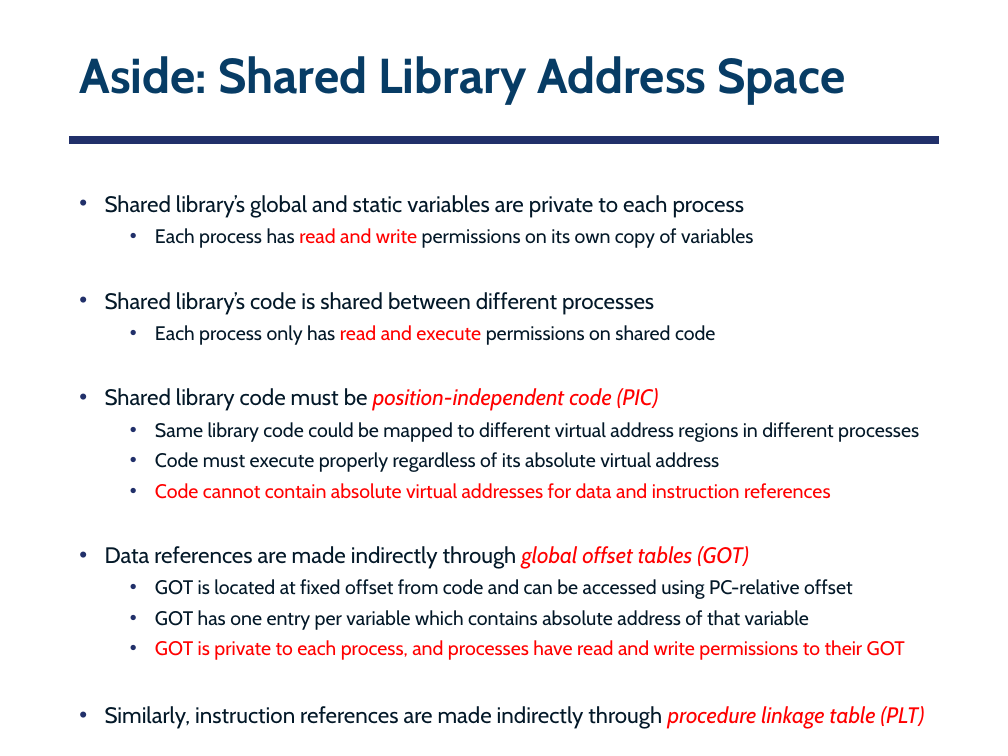
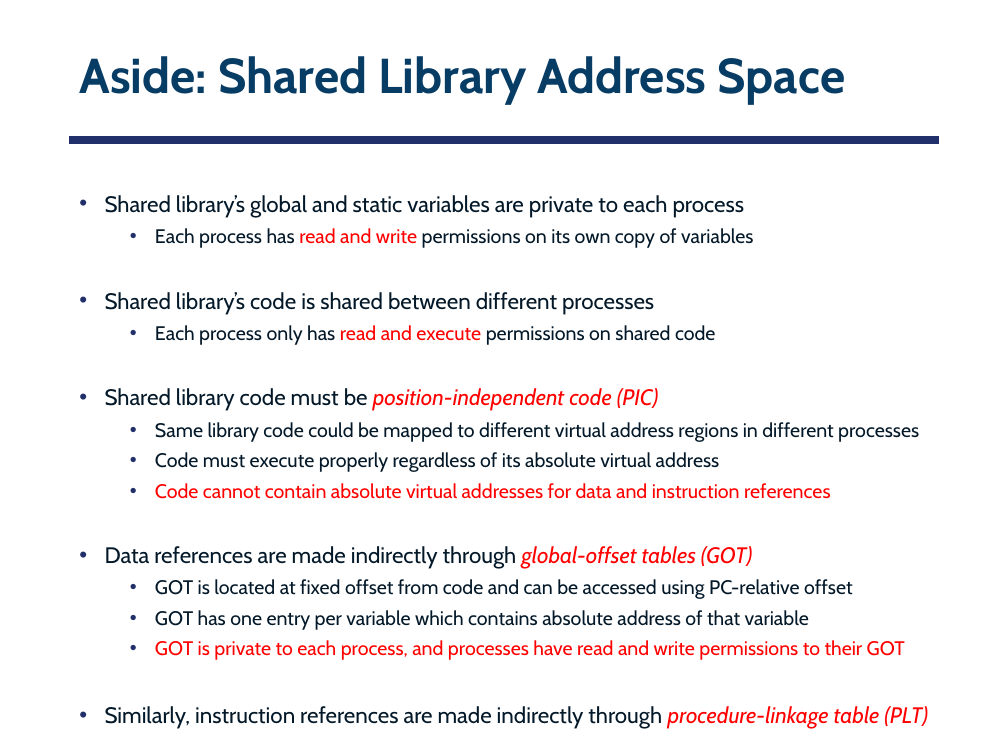
Before and after one commit to smajidzahedi/ECE350, a slide deck: slide 45 of 07-address.pptx. Drawn at 1008x756 pixels with LibreOffice and Linux fonts; fonts in the diff are those of the drawing. Boxes give left, top, right and bottom in pixels: in the first picture for what was removed or moved away, otherwise in the second. Text is boxed around its words. In the diff, an @@ line names an element or a change of style, - is before the commit and + after.

```diff
--- a/07-address.pptx
+++ b/07-address.pptx
@@ text at (105, 546, 753, 569): text changed @@
-• Data references are made indirectly through global offset tables (GOT)
+• Data references are made indirectly through global-offset tables (GOT)
@@ text at (105, 706, 928, 729): text changed @@
-• Similarly, instruction references are made indirectly through procedure linkage table (PLT)
+• Similarly, instruction references are made indirectly through procedure-linkage table (PLT)
```
Also in this commit, not shown: 1 other file.
